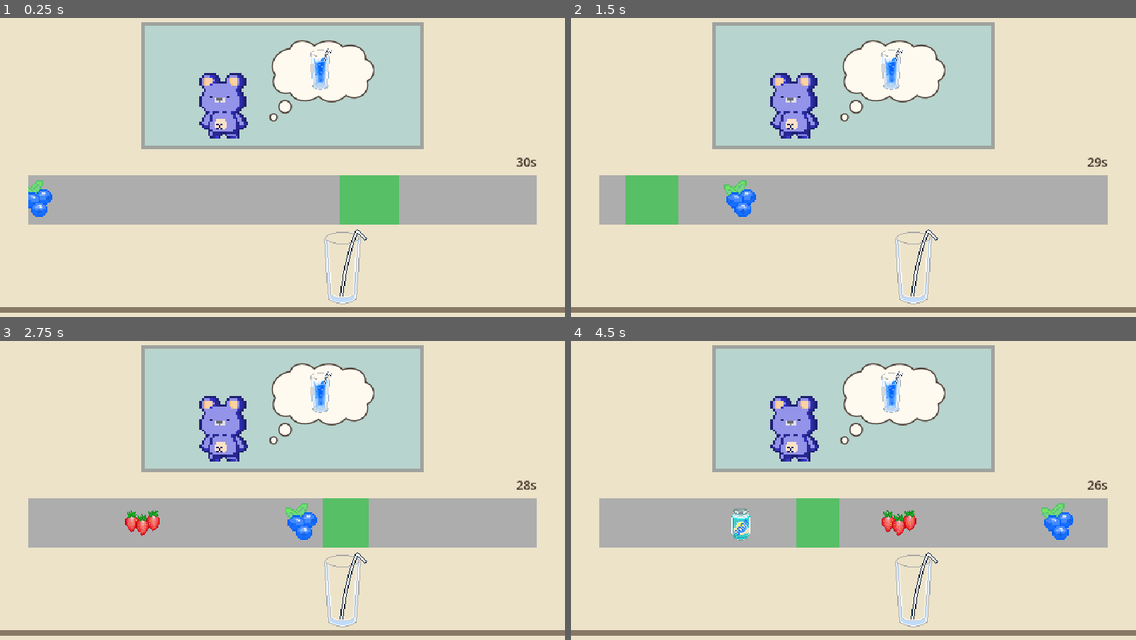
Above: before the commit, frames 1-4 (two rows, left to right).
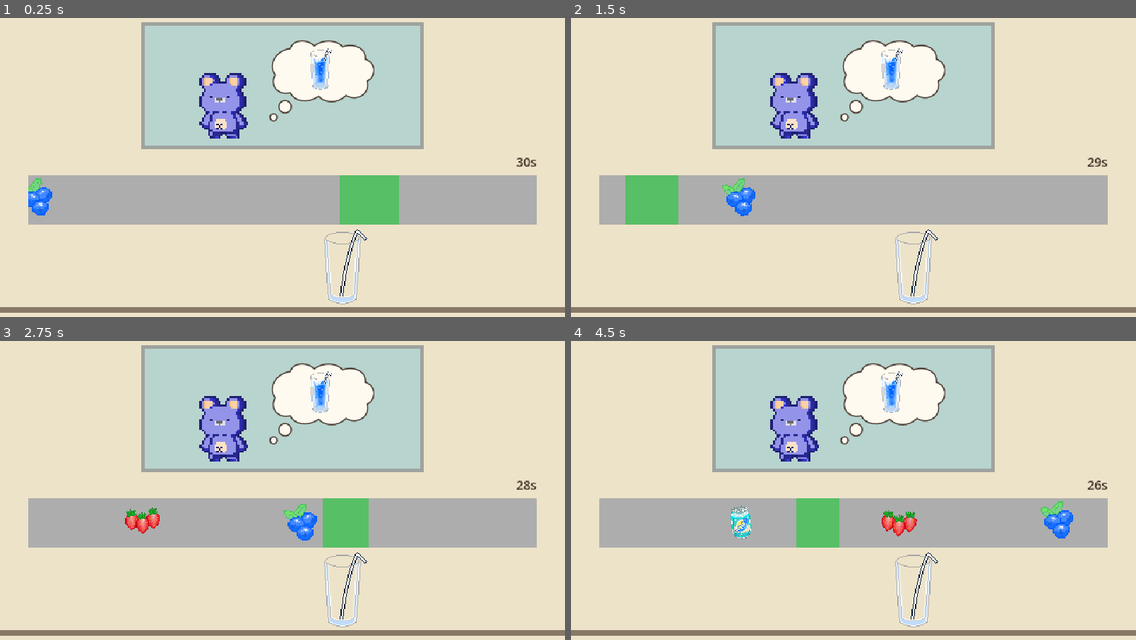
Above: after the commit, the same moments.

Repository: Xunn3714/IMGD2900
Game: Godot game, scene res://scenes/main.tscn
Same seed, same stepped clock (60 frames per second), same inputs: the game is played once before the commit and once after it. The engine's default icon, where the game draws it, is replaced by a stand-in: a white triangle on a blue panel in a dark square.
Inputs:
- Up to frame 1 (0.25 s): no input
- Up to frame 2 (1.5 s): tap Enter at 0.5, 1.35 s; hold Space (add_ingredient) 0.53-1.28 s
- Up to frame 3 (2.75 s): hold Space (add_ingredient) from 2.03 s (still down)
- Up to frame 4 (4.5 s): release Space (add_ingredient) at 2.78 s; tap Enter at 2.85, 4.35 s; hold Space (add_ingredient) 3.53-4.28 s

The runs differ from the first frame. In frame 1, 0.2% of the frame differs, in the area x 5-10%, y 53-67%; in frame 2, 0.2%; in frame 3, 0.4%; in frame 4, 0.7%, in the area x 28-89%, y 53-67%.

Commit message:
bob and tilt animation

Diff:
--- a/scripts/ingredient.gd
+++ b/scripts/ingredient.gd
@@ -2,10 +2,13 @@
 
 var kind: StringName = &"orange"
 var speed: float = 120.0
+var animation_time: float = 0.0
+var bob_phase: float = 0.0
 
 func configure(ingredient_kind: StringName, art: Texture2D, travel_speed: float) -> void:
 	kind = ingredient_kind
 	speed = travel_speed
+	bob_phase = randf_range(0.0, TAU)
 	var visual: Sprite2D = $Visual
 	visual.texture = art
 	var target_size: float = 40.0 if kind == &"soda" else (68.0 if kind == &"grape" else 56.0)
@@ -14,3 +17,10 @@
 
 func advance(delta: float) -> void:
 	position.x += speed * delta
+	animation_time += delta
+	var bob: float = sin(animation_time * 6.0 + bob_phase)
+	var tilt: float = sin(animation_time * 10.0 + bob_phase) * 0.1
+	var visual: Sprite2D = $Visual
+
+	visual.position.y = bob * 2.0
+	visual.rotation = tilt
